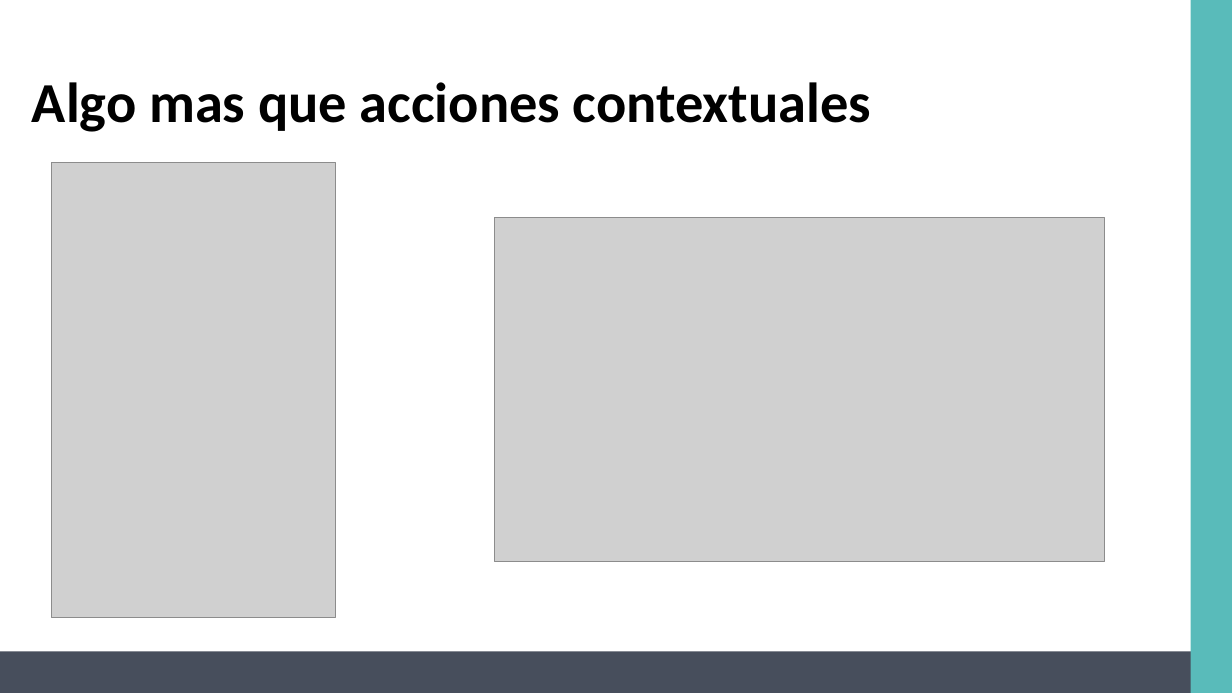
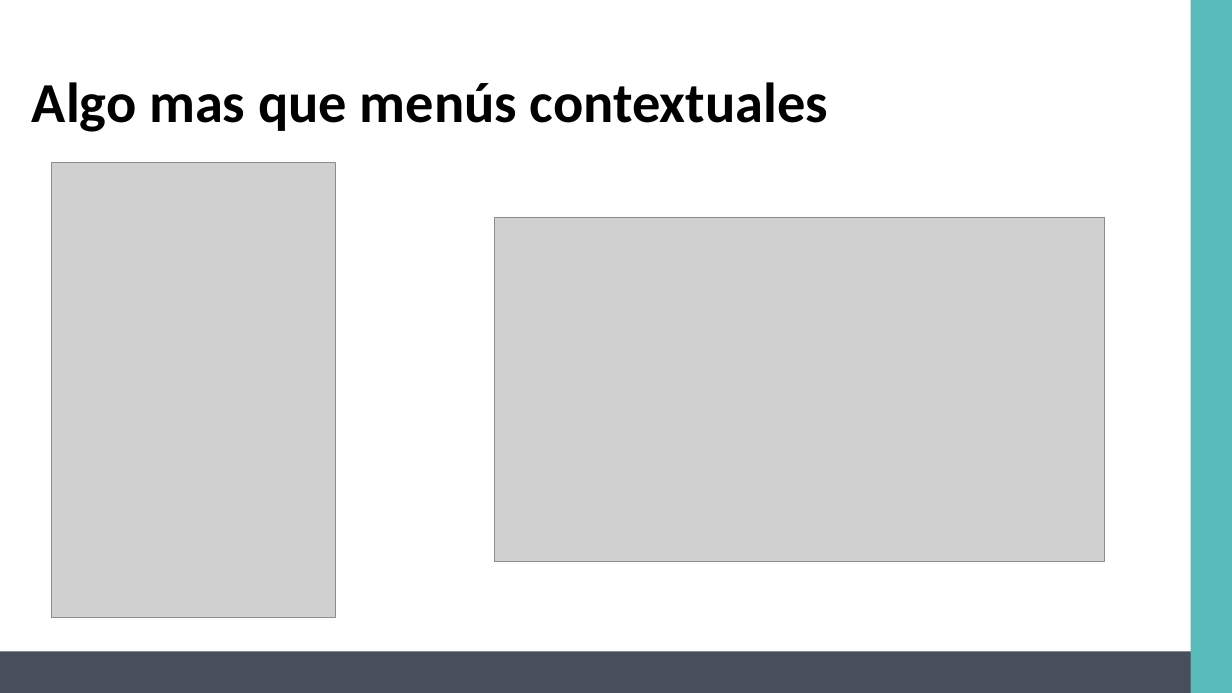
Before and after one commit to AlejandroRuiz/SwipeViewDemo, a slide deck: slide 7 of SwipeView.pptx. Drawn at 1232x693 pixels with LibreOffice and Linux fonts; fonts in the diff are those of the drawing; grey boxes stand for pictures. Boxes give left, top, right and bottom in pixels: in the first picture for what was removed or moved away, otherwise in the second. Text is boxed around its words. In the diff, an @@ line names an element or a change of style, - is before the commit and + after.

```diff
--- a/SwipeView.pptx
+++ b/SwipeView.pptx
@@ title at [32,82,828,132]: text changed @@
-Algo mas que acciones contextuales
+Algo mas que menús contextuales
```
Also in this commit, not shown: 1 other slide changed, 1 slide added.
